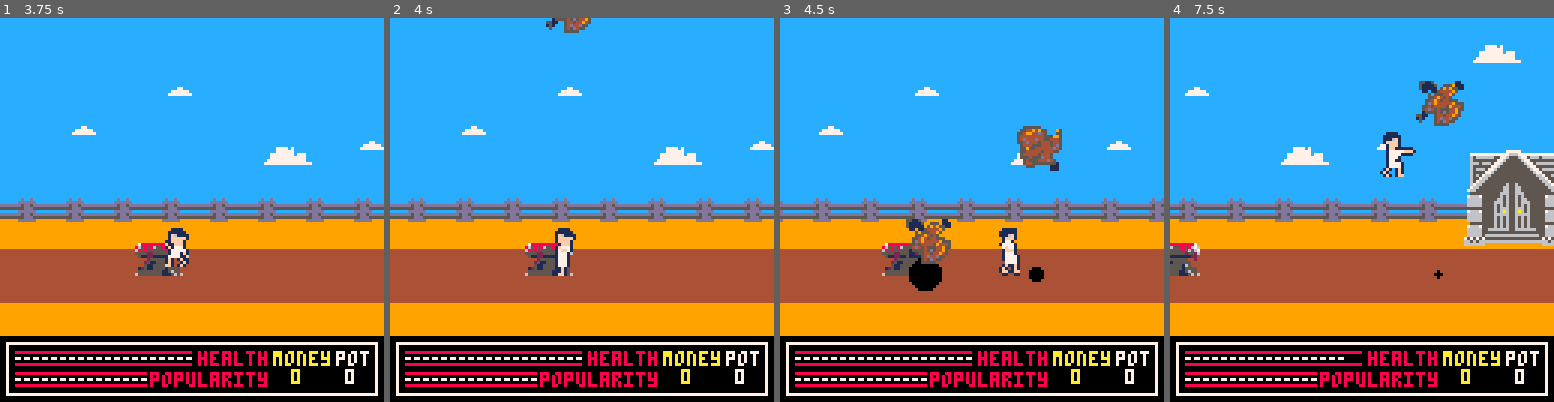
Above: before the commit, frames 1-4 (left to right).
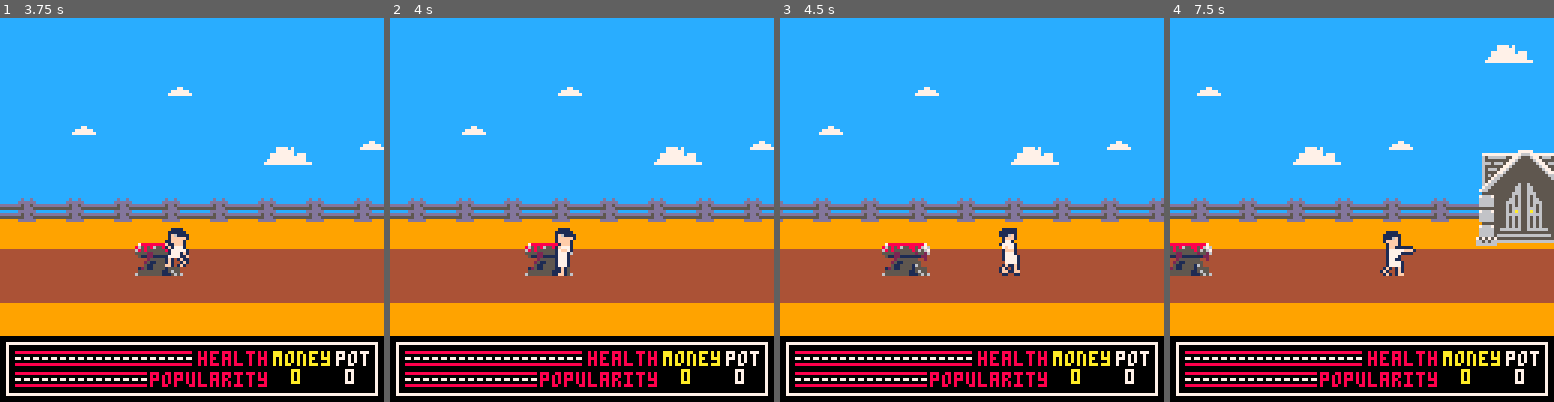
Above: after the commit, the same moments.

Repository: Rombusevil/ld43-the-altar-of-sacrifice
Game: PICO-8 cartridge ld43.p8
Same seed, same stepped clock (60 frames per second), same inputs: the game is played once before the commit and once after it.
Inputs (mouse positions are in pixels of both pictures, inside the frame that each line leads up to):
- Up to frame 1 (3.75 s): tap X (X key) at 0.33, 1.07, 1.85, 2.97 s; click (280, 121) at 0.67 s; tap O (Z key) at 0.7, 1.7, 2.1, 2.5, 2.9, 3.3, 3.7 s; click (46, 267) at 1.22 s; hold Right 1.6-2.1 s; click (107, 114) at 1.77 s; hold Up 2.15-2.42 s; click (172, 259) at 2.32 s; hold Right 2.47-3.03 s; click (234, 106) at 2.87 s; hold Left 3.08-3.58 s; click (295, 256) at 3.42 s
- Up to frame 2 (4 s): click (451, 102) at 3.97 s
- Up to frame 3 (4.5 s): hold Right from 4.02 s (still down); tap X (X key) at 4.08 s; tap O (Z key) at 4.1 s
- Up to frame 4 (7.5 s): tap O (Z key) every 0.4 s from 4.5 to 7.3 s; click (1292, 248) at 4.52 s; release Right at 4.68 s; hold Up 4.73-5.03 s; click (1354, 94) at 5.07 s; hold Left 5.08-5.68 s; tap X (X key) at 5.2, 6.32, 7.43 s; click (1419, 244) at 5.62 s; hold Right 6.08-6.58 s; click (1481, 90) at 6.17 s; hold Right 6.63-7.13 s; click (1246, 236) at 6.72 s; hold Up 7.18-7.45 s; click (1308, 83) at 7.27 s

Frame 1 is identical in both runs. In frame 2, 0.3% of the frame differs, in the area x 40-53%, y 0-4%; in frame 3, 2.5%; in frame 4, 8.2%, in the area x 0-100%, y 7-90%.

Commit message:
bugfix on victim

Diff:
--- a/gameover_state.lua
+++ b/gameover_state.lua
@@ -1,5 +1,5 @@
 -- state
-function gameover_state(prev_state)
+function gameover_state()
     local s={}
     local texts={}
     local timeout=2 -- for avoiding the user hitting X while playing and by that dismissing this screen. In seconds
@@ -25,7 +25,7 @@
 
     s.update=function()
         timeout -= 1/60
-        if(btnp(5) and timeout <= 0) curstate=prev_state-- "X"
+        if(btnp(5) and timeout <= 0) curstate=menu_state()-- "X"
     end
 
     cls()
--- a/ld43.p8
+++ b/ld43.p8
@@ -1,5 +1,5 @@
 pico-8 cartridge // http://www.pico-8.com
-version 16
+version 15
 __lua__
 -- made with super-fast-framework
 
@@ -843,8 +843,9 @@
             del(drawables, e)
             del(victims, e)
         end)
-        local bounds_obj=bbox(8,8)
+        local bounds_obj=bbox(8,16)
         e:set_bounds(bounds_obj)
+        e.debugbounds=true
         function e:hurt(attacker)
             self.health -=1
             self:flicker(0.2)
@@ -913,8 +914,8 @@
                 local v = victim(house.x-rndx,70,hero, updateables,drawables,parent)
                 for b in all(parent) do
                     if collides(b, v) then
-                        v.y += rnd(3)
-                        v.x += rnd(6)*16
+                        v:sety(v.y+rnd(3))
+                        v:setx(v.x+rnd(6)*16)
                     end
                 end
                 add(parent, v)
@@ -931,7 +932,7 @@
         e.lastpos.x = 60
         e.lastpos.y = 70
         e.timetick=0
-        e.timethreshold=100
+        e.timethreshold=250
         e.bouldershadow={}
         function e:newboulder(x,y,spd)
             local anim_obj=anim()
@@ -974,8 +975,8 @@
             e1._draw=e1.draw
             function e1:draw()
                 local yy = self.y
-                if (yy < 10) yy = 10
-                circfill(self.x+7, 85, self.y*0.08, 0)
+                if (yy < 20) yy = 20
+                circfill(self.x+7, 85, yy*0.08, 0)
                 self:_draw()
             end
             return e1
@@ -994,7 +995,7 @@
                 end
                 for i=1,10 do
                     local xx = (hero.x-200)+rnd(50)+10+(i*64)
-                    local yy = -100-rnd(100)
+                    local yy = -150-rnd(100)
                     local spd = 4+rnd(2)
                     local b = self:newboulder(xx, yy, spd)
                     add(boulders, b)
@@ -1176,9 +1177,11 @@
         for u in all(updateables) do
             u:update()
         end
+        local keepgoing=true
         for v in all(victims) do
-            if hero.atacking and collides(v, hero) then
+            if keepgoing and hero.atacking and collides(v, hero) then
                 v:hurt(hero)
+                keepgoing=false
             end
             v:update()
         end
@@ -1262,7 +1265,7 @@
     end
     return s
 end
-function gameover_state(prev_state)
+function gameover_state()
     local s={}
     local texts={}
     local timeout=2
@@ -1283,7 +1286,7 @@
     add(texts, msg)
     s.update=function()
         timeout -= 1/60
-        if(btnp(5) and timeout <= 0) curstate=prev_state
+        if(btnp(5) and timeout <= 0) curstate=menu_state()
     end
     cls()
     s.draw=function()
@@ -1405,21 +1408,21 @@
 000000001f1001f1001f100001ff11ff001f100000001f10000000001f1001f10000000001100000050000545d45500000005550000011100110000000511550
 0000000001f101ff001ff10000110011001ff10000001ff10000000001f101ff0000000000100000000000555550000000000000000011100000000000000000
 00000000000000777770000000000000000000000777777700000000000000000000000000000000000000000000000000000000000000000000000000000000
-00777777777777766677777777777777777777777766666700000000000000000011110000111100001111100011110000111100001111000011111000111100
+00777777777777766677777777777777777777777766666700000000000000000011110000111100001111000011110000111100001111000011111000111100
 00656666665577655567756665666666666666565666666600000000000000000111111001111110011111100111111001111110011111100111111001111110
-0065555555577655555677555555555555555555557666700000000000000000016ff61011116f1001116f1001116f1001399310111139100111391001113910
-006665666577655555556775666666666566666665666660000000000000000001ffff101fffff10001fff1001ffff1001999910199999100019991001999910
-00655555577655555555567755555555555555555566666007888888888888700122210001ffff10012222100122210001555100019999100155551001555100
-00656665776555555555556775666666666666566566666086585865588586761222210001222100002f22100222f10015555100015551000059551005559100
-00655557765555555555555677555555555555555555550068585555558565671222221012222210001fff1002ff210015555510155555100019991005995100
-00656576655555555555555566755666656666666576667055552255555255261222221001ff22f1001222100122210015555510019955910015551001555100
-00655766555555555555555556675555555555555566666005112211111112201f222f10001ff210001222210122210019555910001995100015555101555100
-00657665555555555555555555667566666665666566666000002555555500201222210000122210001222210122210015555100001555100015555101555100
-00676655555555655655555555566755555555555566666000025115555550001222210000122221000222210122210015555100001555510005555101555100
-00766555555556655665555555556675656666666555550000051155551650001f11f10001222221001f11f1001f100019119100015555510019119100191000
-07665555555556655665555555555667555655565576667001251155551555501f11f10001f101f101f101f1001f100019119100019101910191019100191000
-00555555555566655666555555555555565556565566666005555555511565501f11f1001f1001f101ff11ff001f100019119100191001910199119900191000
-07666755555565655656555555576667565656565566666065555555511156561ff1ff0001f101ff00110011001ff10019919900019101990011001100199100
+0065555555577655555677555555555555555555557666700000000000000000016ff61001116f1001116f1001116f1001399310111139100111391001113910
+006665666577655555556775666666666566666665666660000000000000000001ffff1001ffff1001ffff10001fff1001999910199999100019991001999910
+00655555577655555555567755555555555555555566666007888888888888700122210001ffff1001fff10001ffff1001555100019999100155551001555100
+0065666577655555555555677566666666666656656666608658586558858676122221000122210002222f000122221015555100015551000059551005559100
+0065555776555555555555567755555555555555555555006858555555856567122222101222221002fff1000122221015555510155555100019991005995100
+00656576655555555555555566755666656666666576667055552255555255261222221001ff22f101222100001f221015555510019955910015551001555100
+00655766555555555555555556675555555555555566666005112211111112201f222f10001ff210012221000012ff1019555910001995100015555101555100
+00657665555555555555555555667566666665666566666000002555555500201222210000122210012221000012222115555100001555100015555101555100
+00676655555555655655555555566755555555555566666000025115555550001222210000122221012221000012222115555100001555510005555101555100
+00766555555556655665555555556675656666666555550000051155551650001f11f10001222221001f10000002222119119100015555510019119100191000
+07665555555556655665555555555667555655565576667001251155551555501f11f10001f101f1001f1000001f11f119119100019101910191019100191000
+00555555555566655666555555555555565556565566666005555555511565501f11f1001f1001f1001f100001f101f119119100191001910199119900191000
+07666755555565655656555555576667565656565566666065555555511156561ff1ff0001f101ff001ff10001ff11ff19919900019101990011001100199100
 0666665555566565565665555556666656565656556666600d000000000000d00000000000000000000990000009900000000000000000008888000000000000
 066666555566656556566655555666665656565555555500ddd0000000000ddd00111110000001ff0009a900009aa90001111100000019908aa800000aa00000
 066666555565656556565655555666665656565655766670d5dddddddddddd5d0118ff1000001fff9999aa9009aaaa9011899100000199908aa800000aa00000
--- a/platforming_state.lua
+++ b/platforming_state.lua
@@ -410,9 +410,9 @@
             del(victims, e)
         end) -- explode
 
-        local bounds_obj=bbox(8,8)
+        local bounds_obj=bbox(8,16)
         e:set_bounds(bounds_obj)
-        -- e.debugbounds=true
+        --e.debugbounds=true
 
         function e:hurt(attacker)
             self.health -=1
@@ -494,8 +494,8 @@
                 local v = victim(house.x-rndx,70,hero, updateables,drawables,parent)
                 for b in all(parent) do
                     if collides(b, v) then
-                        v.y += rnd(3)
-                        v.x += rnd(6)*16
+                        v:sety(v.y+rnd(3))
+                        v:setx(v.x+rnd(6)*16)
                     end
                 end
 
@@ -517,7 +517,7 @@
         e.lastpos.y = 70
 
         e.timetick=0
-        e.timethreshold=100
+        e.timethreshold=250
         e.bouldershadow={}
         function e:newboulder(x,y,spd)
             local anim_obj=anim()
@@ -570,8 +570,8 @@
             e1._draw=e1.draw
             function e1:draw()
                 local yy = self.y
-                if (yy < 10) yy = 10
-                circfill(self.x+7, 85, self.y*0.08, 0)
+                if (yy < 20) yy = 20
+                circfill(self.x+7, 85, yy*0.08, 0)
                 self:_draw()
             end
             return e1
@@ -595,7 +595,7 @@
 
                 for i=1,10 do
                     local xx = (hero.x-200)+rnd(50)+10+(i*64)
-                    local yy = -100-rnd(100)
+                    local yy = -150-rnd(100)
                     local spd = 4+rnd(2)
                     local b = self:newboulder(xx, yy, spd)
                     add(boulders, b)
@@ -861,9 +861,11 @@
             u:update()
         end
 
+        local keepgoing=true
         for v in all(victims) do
-            if hero.atacking and collides(v, hero) then
+            if keepgoing and hero.atacking and collides(v, hero) then
                 v:hurt(hero)
+                keepgoing=false
             end
             v:update()
         end
